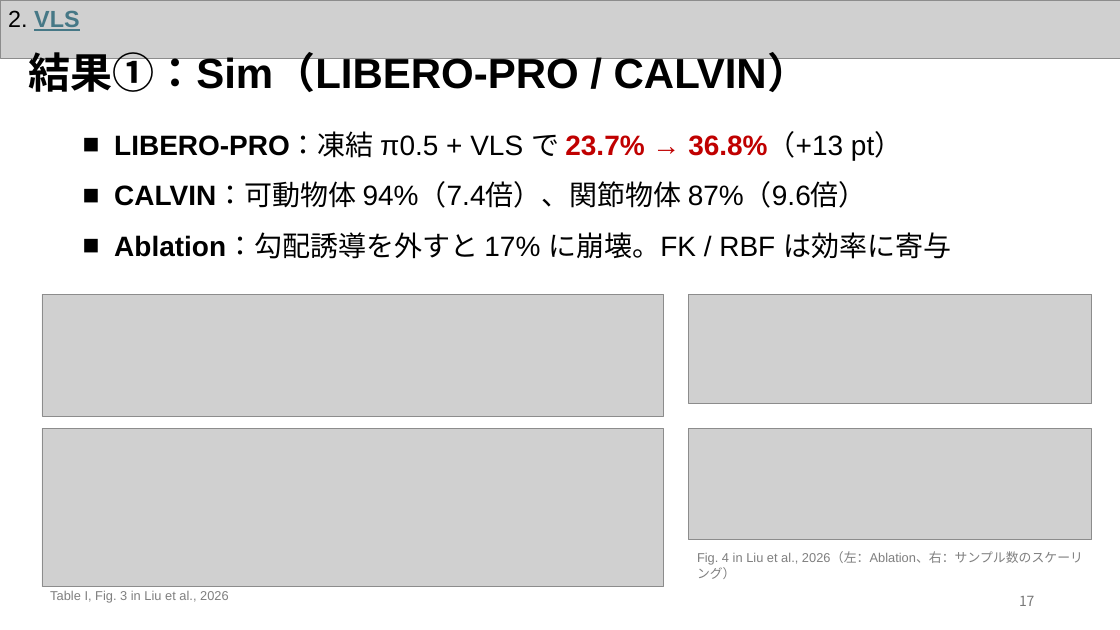
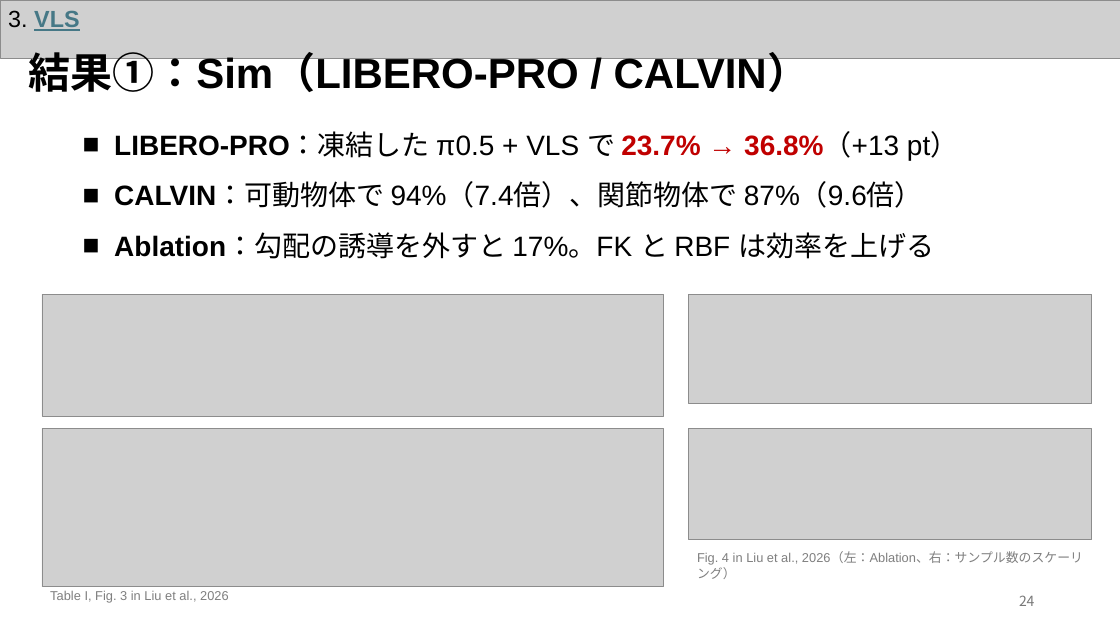
Before and after one commit to Azuma413/PaperPresentationSlides, a slide deck: slide 25 of 20261105_KaneyoshiHiratsuka_SurveySlide.pptx (slide 18 before the commit). Drawn at 1120x630 pixels with LibreOffice and Linux fonts; fonts in the diff are those of the drawing; grey boxes stand for pictures. Boxes give left, top, right and bottom in pixels: in the first picture for what was removed or moved away, otherwise in the second. Text is boxed around its words. In the diff, an @@ line names an element or a change of style, - is before the commit and + after.

```diff
--- a/20261105_KaneyoshiHiratsuka_SurveySlide.pptx
+++ b/20261105_KaneyoshiHiratsuka_SurveySlide.pptx
@@ text at <box>8,10,79,31</box>: text changed @@
-2. VLS
+3. VLS
@@ text at <box>114,133,958,259</box>: text changed @@
-■ LIBERO-PRO：凍結 π0.5 + VLS で 23.7% → 36.8%（+13 pt）
-■ CALVIN：可動物体 94%（7.4倍）、関節物体 87%（9.6倍）
-■ Ablation：勾配誘導を外すと 17% に崩壊。FK / RBF は効率に寄与
+■ LIBERO-PRO：凍結した π0.5 + VLS で 23.7% → 36.8%（+13 pt）
+■ CALVIN：可動物体で 94%（7.4倍）、関節物体で 87%（9.6倍）
+■ Ablation：勾配の誘導を外すと 17%。FK と RBF は効率を上げる
@@ page number at <box>1019,595,1035,606</box>: text changed @@
-17
+24
```
Also in this commit, not shown: 24 other slides changed, 2 slides added, 2 slides removed, 46 other files.
